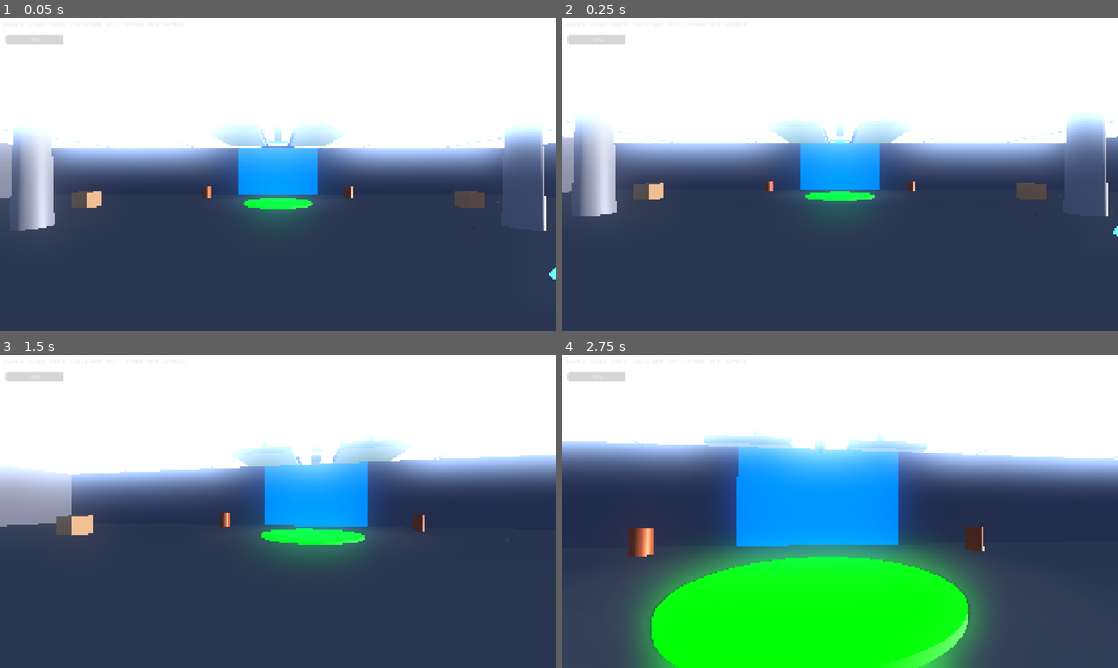
Above: before the commit, frames 1-4 (two rows, left to right).
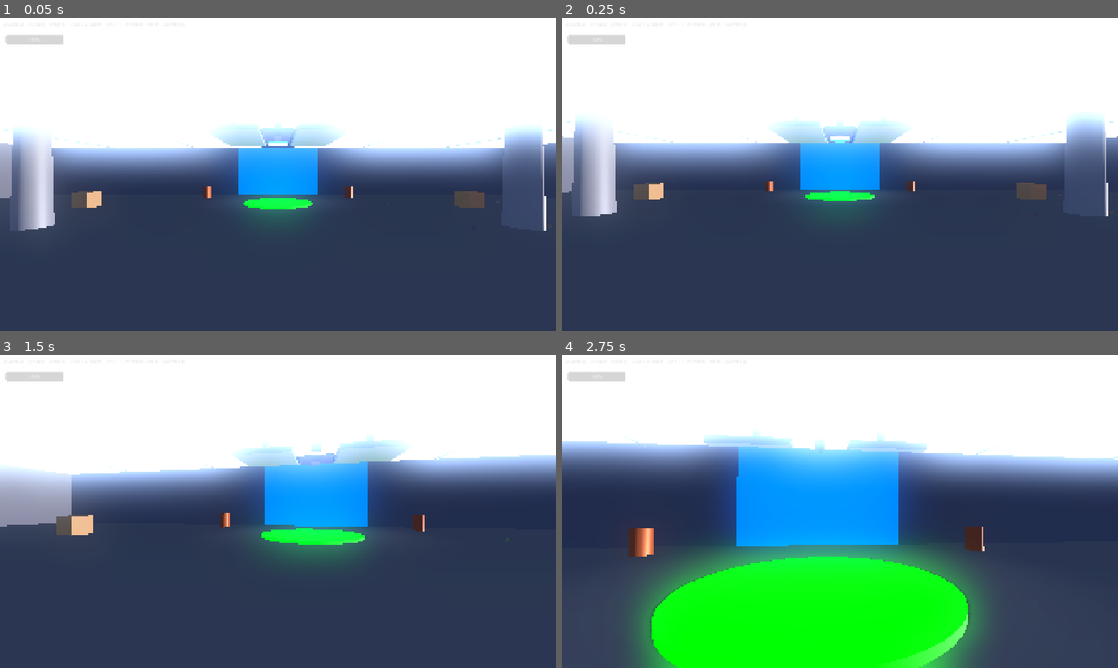
Above: after the commit, the same moments.

Repository: Potatopill98/let-s_go
Game: Godot game, scene res://scenes/main.tscn
The game is run twice, just before and just after one commit, with the same random seed, the same clock (stepped at 60 frames per second) and the same inputs.
Inputs (mouse positions are in pixels of both pictures, inside the frame that each line leads up to):
- Up to frame 1 (0.05 s): no input
- Up to frame 2 (0.25 s): no input
- Up to frame 3 (1.5 s): tap Enter at 0.5 s; move the mouse to (305, 511) at 0.52 s; hold W (move_forward) from 0.53 s (still down); tap E (interact) at 0.6 s; click (305, 511) at 0.67 s; tap Space at 0.77 s; move the mouse to (250, 511) at 1.27 s; tap Q at 1.35 s
- Up to frame 4 (2.75 s): keep holding W (move_forward); tap Space at 1.52 s; move the mouse to (851, 505) at 2.02 s; tap G at 2.1 s

The runs differ from the first frame. In frame 1, 0.3% of the frame differs, in the area x 47-100%, y 35-84%; in frame 2, 0.2%; in frame 3, 0.1%; in frame 4, nothing differs.

Commit message:
feat: 拾取物显示物品本身模型+黑暗走廊加长加黑
拾取物改进：
- 去掉蓝色圆盘，改为显示物品本身的3D模型
- 物品模型悬浮+旋转动画
- 自动从物品场景提取所有MeshInstance3D
- 扳手/手枪/木棒/手电筒都能看到真实样子

黑暗走廊改进：
- 长度从45米加长到80米
- 加了不透明天花板
- 应急灯从0.8能量降到0.3，几乎看不见
- 5个应急灯间隔15米分布
- 障碍物从3个增加到9个（箱子+油桶）
- 4个怪物刷新点，最多12个怪物
- 通关区域移到走廊尽头z=-112
- 必须拿手电筒才能看清前路

Diff:
--- a/modules/item/item_pickup.gd
+++ b/modules/item/item_pickup.gd
@@ -3,26 +3,53 @@
 
 # ============================================================
 # Generic Item Pickup
-# Can pick up any HoldableItem (wrench, tools, etc.)
+# Shows the actual item model floating and rotating
 # ============================================================
 
 @export var item_scene: PackedScene
 @export var item_name: String = "物品"
 
 var player_in_range: bool = false
+var model_container: Node3D = null
 
 func _ready() -> void:
 	add_to_group("item_pickup")
 	body_entered.connect(_on_body_entered)
 	body_exited.connect(_on_body_exited)
+	model_container = get_node("ModelContainer") as Node3D
+	_spawn_item_model()
+
+func _spawn_item_model() -> void:
+	if item_scene == null or model_container == null:
+		return
+	# Instantiate item scene to get its visual model
+	var item_instance: Node = item_scene.instantiate()
+	# Copy all MeshInstance3D children to model container
+	_copy_meshes(item_instance, model_container)
+	# Free the instance, we only needed its meshes
+	item_instance.queue_free()
+
+func _copy_meshes(source: Node, target: Node) -> void:
+	for child in source.get_children():
+		if child is MeshInstance3D:
+			var mesh_copy: MeshInstance3D = MeshInstance3D.new()
+			mesh_copy.mesh = child.mesh
+			mesh_copy.position = child.position
+			mesh_copy.rotation = child.rotation
+			mesh_copy.scale = child.scale
+			mesh_copy.material_override = child.material_override
+			target.add_child(mesh_copy)
+		# Recurse into children to find nested meshes
+		if child.get_child_count() > 0:
+			_copy_meshes(child, target)
 
 func _process(delta: float) -> void:
 	if player_in_range and Input.is_action_just_pressed("interact"):
 		pickup()
-	# Floating animation
-	position.y = 1.0 + sin(Time.get_ticks_msec() / 500.0) * 0.2
-	# Rotation
-	rotation.y += delta * 2.0
+	# Floating animation for the model
+	if model_container != null:
+		model_container.position.y = 1.0 + sin(Time.get_ticks_msec() / 500.0) * 0.2
+		model_container.rotation.y += delta * 2.0
 
 func _on_body_entered(body: Node3D) -> void:
 	if body is Player:
--- a/modules/item/item_pickup.tscn
+++ b/modules/item/item_pickup.tscn
@@ -1,18 +1,6 @@
-[gd_scene load_steps=4 format=3 uid="uid://item_pickup_001"]
+[gd_scene load_steps=3 format=3 uid="uid://item_pickup_001"]
 
 [ext_resource type="Script" path="res://modules/item/item_pickup.gd" id="1"]
-
-[sub_resource type="StandardMaterial3D" id="PickupMat"]
-albedo_color = Color(0.2, 0.8, 1.0, 1)
-emission_enabled = true
-emission = Color(0.2, 0.8, 1.0, 1)
-emission_energy_multiplier = 2.0
-
-[sub_resource type="CylinderMesh" id="PickupMesh"]
-material = SubResource("PickupMat")
-top_radius = 0.5
-bottom_radius = 0.6
-height = 0.2
 
 [sub_resource type="CapsuleShape3D" id="PickupCol"]
 radius = 1.5
@@ -24,6 +12,4 @@
 [node name="CollisionShape3D" type="CollisionShape3D" parent="."]
 shape = SubResource("PickupCol")
 
-[node name="Mesh" type="MeshInstance3D" parent="."]
-mesh = SubResource("PickupMesh")
-position.y = 1.0
+[node name="ModelContainer" type="Node3D" parent="."]
--- a/scenes/main.tscn
+++ b/scenes/main.tscn
@@ -142,36 +142,44 @@
 
 ; 黑暗走廊材质
 [sub_resource type="StandardMaterial3D" id="DarkFloorMat"]
-albedo_color = Color(0.08, 0.08, 0.1, 1)
+albedo_color = Color(0.05, 0.05, 0.07, 1)
 roughness = 0.95
 
 [sub_resource type="CubeMesh" id="DarkFloorMesh"]
 material = SubResource("DarkFloorMat")
-size = Vector3(10, 1, 45)
+size = Vector3(10, 1, 80)
 
 [sub_resource type="BoxShape3D" id="DarkFloorCol"]
-size = Vector3(10, 1, 45)
+size = Vector3(10, 1, 80)
 
 [sub_resource type="StandardMaterial3D" id="DarkWallMat"]
-albedo_color = Color(0.1, 0.1, 0.12, 1)
+albedo_color = Color(0.06, 0.06, 0.08, 1)
 roughness = 0.9
 
 [sub_resource type="CubeMesh" id="DarkWallMesh"]
 material = SubResource("DarkWallMat")
-size = Vector3(1, 5, 45)
+size = Vector3(1, 5, 80)
 
 [sub_resource type="BoxShape3D" id="DarkWallCol"]
-size = Vector3(1, 5, 45)
+size = Vector3(1, 5, 80)
+
+[sub_resource type="StandardMaterial3D" id="DarkCeilingMat"]
+albedo_color = Color(0.04, 0.04, 0.06, 1)
+roughness = 0.95
+
+[sub_resource type="CubeMesh" id="DarkCeilingMesh"]
+material = SubResource("DarkCeilingMat")
+size = Vector3(10, 0.5, 80)
 
 [sub_resource type="StandardMaterial3D" id="EmergencyLightMat"]
-albedo_color = Color(1.0, 0.2, 0.1, 1)
+albedo_color = Color(1.0, 0.15, 0.1, 1)
 emission_enabled = true
-emission = Color(1.0, 0.15, 0.1, 1)
-emission_energy_multiplier = 2.0
+emission = Color(1.0, 0.1, 0.05, 1)
+emission_energy_multiplier = 1.5
 
 [sub_resource type="CubeMesh" id="EmergencyLightMesh"]
 material = SubResource("EmergencyLightMat")
-size = Vector3(0.5, 0.1, 0.2)
+size = Vector3(0.4, 0.08, 0.15)
 
 [sub_resource type="StandardMaterial3D" id="PillarMat"]
 albedo_color = Color(0.45, 0.45, 0.5, 1)
@@ -647,10 +655,10 @@
 position.y = -0.5
 
 ; ==================== 第四层：黑暗走廊 ====================
-; 黑暗走廊地面（和第三层同高度，在第三层后面）
+; 黑暗走廊地面（加长到80米，和第三层同高度）
 [node name="DarkCorridorFloor" type="MeshInstance3D" parent="."]
 mesh = SubResource("DarkFloorMesh")
-position = Vector3(0, 11.5, -60)
+position = Vector3(0, 11.5, -77.5)
 [node name="DarkFloorBody" type="StaticBody3D" parent="DarkCorridorFloor"]
 [node name="DarkFloorShape" type="CollisionShape3D" parent="DarkCorridorFloor/DarkFloorBody"]
 shape = SubResource("DarkFloorCol")
@@ -658,7 +666,7 @@
 ; 黑暗走廊左墙
 [node name="DarkLeftWall" type="MeshInstance3D" parent="."]
 mesh = SubResource("DarkWallMesh")
-position = Vector3(-5.5, 14.5, -60)
+position = Vector3(-5.5, 14.5, -77.5)
 [node name="DarkLeftBody" type="StaticBody3D" parent="DarkLeftWall"]
 [node name="DarkLeftShape" type="CollisionShape3D" parent="DarkLeftWall/DarkLeftBody"]
 shape = SubResource("DarkWallCol")
@@ -666,15 +674,20 @@
 ; 黑暗走廊右墙
 [node name="DarkRightWall" type="MeshInstance3D" parent="."]
 mesh = SubResource("DarkWallMesh")
-position = Vector3(5.5, 14.5, -60)
+position = Vector3(5.5, 14.5, -77.5)
 [node name="DarkRightBody" type="StaticBody3D" parent="DarkRightWall"]
 [node name="DarkRightShape" type="CollisionShape3D" parent="DarkRightWall/DarkRightBody"]
 shape = SubResource("DarkWallCol")
 
+; 黑暗走廊天花板（不透明）
+[node name="DarkCeiling" type="MeshInstance3D" parent="."]
+mesh = SubResource("DarkCeilingMesh")
+position = Vector3(0, 17.25, -77.5)
+
 ; 黑暗走廊后墙
 [node name="DarkBackWall" type="MeshInstance3D" parent="."]
 mesh = SubResource("DarkWallMesh")
-position = Vector3(0, 14.5, -82)
+position = Vector3(0, 14.5, -117)
 rotation = Vector3(0, 1.5708, 0)
 scale = Vector3(1, 1, 0.25)
 [node name="DarkBackBody" type="StaticBody3D" parent="DarkBackWall"]
@@ -687,79 +700,139 @@
 item_scene = ExtResource("15_flashlight")
 item_name = "手电筒"
 
-; 黑暗走廊应急灯1（微弱红光）
+; 黑暗走廊应急灯（非常微弱的红光，间隔15米）
 [node name="EmergencyLight1" type="MeshInstance3D" parent="."]
 mesh = SubResource("EmergencyLightMesh")
-position = Vector3(0, 16.5, -50)
+position = Vector3(0, 16.8, -48)
 [node name="EmergencyLightObj1" type="OmniLight3D" parent="EmergencyLight1"]
-light_color = Color(1.0, 0.2, 0.1, 1)
-light_energy = 0.8
-omni_range = 5.0
-position.y = -0.3
-
-; 黑暗走廊应急灯2
+light_color = Color(1.0, 0.15, 0.1, 1)
+light_energy = 0.3
+omni_range = 4.0
+position.y = -0.2
+
 [node name="EmergencyLight2" type="MeshInstance3D" parent="."]
 mesh = SubResource("EmergencyLightMesh")
-position = Vector3(0, 16.5, -65)
+position = Vector3(0, 16.8, -63)
 [node name="EmergencyLightObj2" type="OmniLight3D" parent="EmergencyLight2"]
-light_color = Color(1.0, 0.2, 0.1, 1)
-light_energy = 0.8
-omni_range = 5.0
-position.y = -0.3
-
-; 黑暗走廊应急灯3
+light_color = Color(1.0, 0.15, 0.1, 1)
+light_energy = 0.3
+omni_range = 4.0
+position.y = -0.2
+
 [node name="EmergencyLight3" type="MeshInstance3D" parent="."]
 mesh = SubResource("EmergencyLightMesh")
-position = Vector3(0, 16.5, -78)
+position = Vector3(0, 16.8, -78)
 [node name="EmergencyLightObj3" type="OmniLight3D" parent="EmergencyLight3"]
-light_color = Color(1.0, 0.2, 0.1, 1)
-light_energy = 0.8
-omni_range = 5.0
-position.y = -0.3
+light_color = Color(1.0, 0.15, 0.1, 1)
+light_energy = 0.3
+omni_range = 4.0
+position.y = -0.2
+
+[node name="EmergencyLight4" type="MeshInstance3D" parent="."]
+mesh = SubResource("EmergencyLightMesh")
+position = Vector3(0, 16.8, -93)
+[node name="EmergencyLightObj4" type="OmniLight3D" parent="EmergencyLight4"]
+light_color = Color(1.0, 0.15, 0.1, 1)
+light_energy = 0.3
+omni_range = 4.0
+position.y = -0.2
+
+[node name="EmergencyLight5" type="MeshInstance3D" parent="."]
+mesh = SubResource("EmergencyLightMesh")
+position = Vector3(0, 16.8, -108)
+[node name="EmergencyLightObj5" type="OmniLight3D" parent="EmergencyLight5"]
+light_color = Color(1.0, 0.15, 0.1, 1)
+light_energy = 0.3
+omni_range = 4.0
+position.y = -0.2
 
 ; 黑暗走廊怪物刷新点
 [node name="DarkSpawnPoint1" type="Node3D" parent="."]
-position = Vector3(-3, 13, -55)
+position = Vector3(-3, 13, -60)
 [node name="DarkSpawnPoint2" type="Node3D" parent="."]
-position = Vector3(3, 13, -65)
+position = Vector3(3, 13, -75)
 [node name="DarkSpawnPoint3" type="Node3D" parent="."]
-position = Vector3(0, 13, -75)
+position = Vector3(0, 13, -90)
+[node name="DarkSpawnPoint4" type="Node3D" parent="."]
+position = Vector3(-2, 13, -105)
 
 ; 黑暗走廊刷怪管理器
 [node name="DarkSpawnManager" type="Node3D" parent="."]
 script = ExtResource("9_spawn")
 monster_scene = ExtResource("2_monster")
-base_spawn_interval = 8.0
-min_spawn_interval = 3.0
-max_monsters = 8
+base_spawn_interval = 7.0
+min_spawn_interval = 2.5
+max_monsters = 12
 stop_on_repair_complete = false
-spawn_point_paths = [NodePath("../DarkSpawnPoint1"), NodePath("../DarkSpawnPoint2"), NodePath("../DarkSpawnPoint3")]
-
-; 黑暗走廊障碍物（箱子）
+spawn_point_paths = [NodePath("../DarkSpawnPoint1"), NodePath("../DarkSpawnPoint2"), NodePath("../DarkSpawnPoint3"), NodePath("../DarkSpawnPoint4")]
+
+; 黑暗走廊障碍物（大量箱子和油桶，增加绕路乐趣）
 [node name="DarkCrate1" type="MeshInstance3D" parent="."]
 mesh = SubResource("CrateMesh")
-position = Vector3(-3, 12.6, -55)
+position = Vector3(-3, 12.6, -52)
 [node name="DarkC1Body" type="StaticBody3D" parent="DarkCrate1"]
 [node name="DarkC1Shape" type="CollisionShape3D" parent="DarkCrate1/DarkC1Body"]
 shape = SubResource("CrateCol")
 
 [node name="DarkCrate2" type="MeshInstance3D" parent="."]
 mesh = SubResource("CrateMesh")
-position = Vector3(3, 12.6, -62)
+position = Vector3(3, 12.6, -58)
 [node name="DarkC2Body" type="StaticBody3D" parent="DarkCrate2"]
 [node name="DarkC2Shape" type="CollisionShape3D" parent="DarkCrate2/DarkC2Body"]
 shape = SubResource("CrateCol")
 
 [node name="DarkBarrel1" type="MeshInstance3D" parent="."]
 mesh = SubResource("BarrelMesh")
-position = Vector3(-2, 12.6, -70)
+position = Vector3(-2, 12.6, -65)
 [node name="DarkB1Body" type="StaticBody3D" parent="DarkBarrel1"]
 [node name="DarkB1Shape" type="CollisionShape3D" parent="DarkBarrel1/DarkB1Body"]
 shape = SubResource("BarrelCol")
 
+[node name="DarkCrate3" type="MeshInstance3D" parent="."]
+mesh = SubResource("CrateMesh")
+position = Vector3(2, 12.6, -72)
+[node name="DarkC3Body" type="StaticBody3D" parent="DarkCrate3"]
+[node name="DarkC3Shape" type="CollisionShape3D" parent="DarkCrate3/DarkC3Body"]
+shape = SubResource("CrateCol")
+
+[node name="DarkCrate4" type="MeshInstance3D" parent="."]
+mesh = SubResource("CrateMesh")
+position = Vector3(-3, 12.6, -80)
+[node name="DarkC4Body" type="StaticBody3D" parent="DarkCrate4"]
+[node name="DarkC4Shape" type="CollisionShape3D" parent="DarkCrate4/DarkC4Body"]
+shape = SubResource("CrateCol")
+
+[node name="DarkBarrel2" type="MeshInstance3D" parent="."]
+mesh = SubResource("BarrelMesh")
+position = Vector3(3, 12.6, -85)
+[node name="DarkB2Body" type="StaticBody3D" parent="DarkBarrel2"]
+[node name="DarkB2Shape" type="CollisionShape3D" parent="DarkBarrel2/DarkB2Body"]
+shape = SubResource("BarrelCol")
+
+[node name="DarkCrate5" type="MeshInstance3D" parent="."]
+mesh = SubResource("CrateMesh")
+position = Vector3(-2, 12.6, -92)
+[node name="DarkC5Body" type="StaticBody3D" parent="DarkCrate5"]
+[node name="DarkC5Shape" type="CollisionShape3D" parent="DarkCrate5/DarkC5Body"]
+shape = SubResource("CrateCol")
+
+[node name="DarkCrate6" type="MeshInstance3D" parent="."]
+mesh = SubResource("CrateMesh")
+position = Vector3(2, 12.6, -98)
+[node name="DarkC6Body" type="StaticBody3D" parent="DarkCrate6"]
+[node name="DarkC6Shape" type="CollisionShape3D" parent="DarkCrate6/DarkC6Body"]
+shape = SubResource("CrateCol")
+
+[node name="DarkBarrel3" type="MeshInstance3D" parent="."]
+mesh = SubResource("BarrelMesh")
+position = Vector3(-3, 12.6, -104)
+[node name="DarkB3Body" type="StaticBody3D" parent="DarkBarrel3"]
+[node name="DarkB3Shape" type="CollisionShape3D" parent="DarkBarrel3/DarkB3Body"]
+shape = SubResource("BarrelCol")
+
 ; 最终通关区域（黑暗走廊尽头）
 [node name="FinalWinZone" type="Area3D" parent="."]
-position = Vector3(0, 12.5, -78)
+position = Vector3(0, 12.5, -112)
 script = ExtResource("10_win")
 [node name="FinalWinCol" type="CollisionShape3D" parent="FinalWinZone"]
 shape = SubResource("WinZoneCol")
Not shown: 1 places in scenes/main.tscn that only renumber resources
